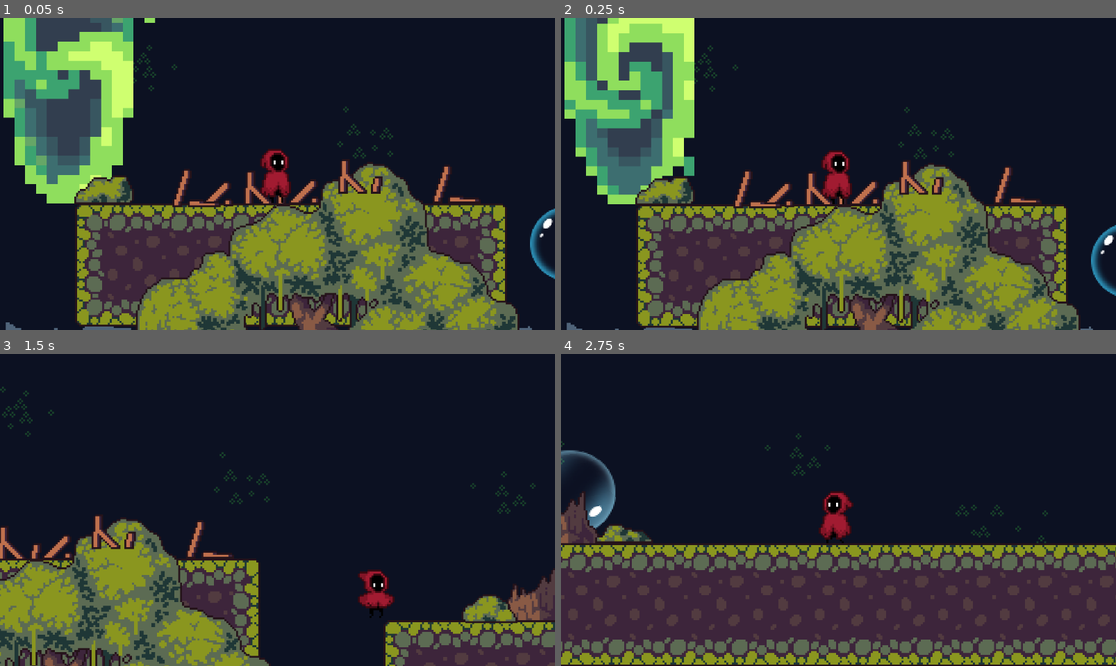
Above: before the commit, frames 1-4 (two rows, left to right).
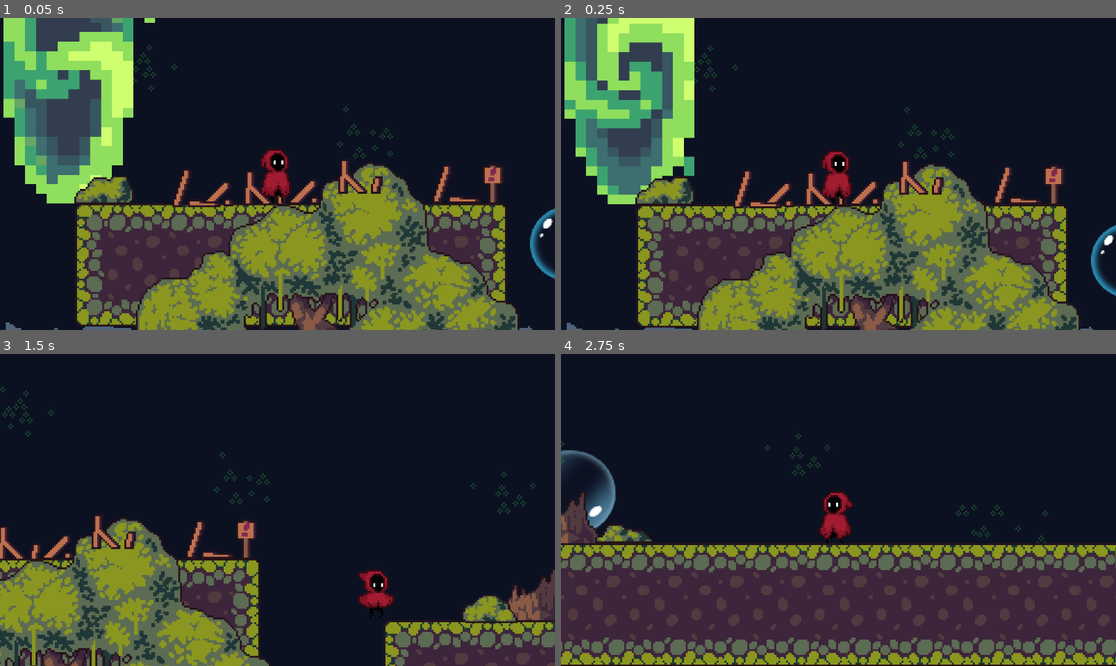
Above: after the commit, the same moments.

Repository: pxD1311/Bubble-Realms-The-Lost-Knight
Game: Godot game, scene res://scenes/main_menu.tscn
Two runs of this game, one before a commit and one after it. Both use one fixed random seed, a clock stepped at 60 frames per second and the inputs below.
Inputs (mouse positions are in pixels of both pictures, inside the frame that each line leads up to):
- Up to frame 1 (0.05 s): no input
- Up to frame 2 (0.25 s): no input
- Up to frame 3 (1.5 s): move the mouse to (399, 494) at 0.52 s; hold S (crouch) 0.53-1.28 s; hold D (move_right) from 0.53 s (still down); tap Space (jump) at 0.77 s; move the mouse to (166, 525) at 1.27 s; click (166, 525) at 1.35 s
- Up to frame 4 (2.75 s): tap Space (jump) at 1.52 s; move the mouse to (894, 441) at 2.02 s; release D (move_right) at 2.03 s; hold A (move_left) from 2.03 s (still down); right-click (894, 441) at 2.1 s

The runs differ from the first frame. In frame 1, 0.3% of the frame differs, in the area x 86-91%, y 46-60%; in frame 2, 0.3%, in the area x 86-91%, y 47-60%; in frame 3, 0.3%; in frame 4, nothing differs.

Commit message:
Added signs and lore

Diff:
--- a/scenes/levels/hub.tscn
+++ b/scenes/levels/hub.tscn
@@ -44,6 +44,7 @@
 [ext_resource type="Texture2D" uid="uid://pcw6qdmp641s" path="res://assets/hub_background_layers/Layer_0009_2.png" id="42_7gn17"]
 [ext_resource type="Texture2D" uid="uid://bkxxn7cy5xsvs" path="res://assets/hub_background_layers/Layer_0010_1.png" id="43_0o8ov"]
 [ext_resource type="Texture2D" uid="uid://dfc6qtse0ssgs" path="res://assets/hub_background_layers/Layer_0011_0.png" id="44_n8f57"]
+[ext_resource type="PackedScene" uid="uid://dc02dtut8jgn5" path="res://scenes/sign_board.tscn" id="45_fjcjk"]
 
 [sub_resource type="TileSetAtlasSource" id="TileSetAtlasSource_h271k"]
 texture = ExtResource("1_12euc")
@@ -529,3 +530,9 @@
 [node name="Sprite2D" type="Sprite2D" parent="ParallaxBackground/ParallaxLayer"]
 texture = ExtResource("33_ymekk")
 centered = false
+
+[node name="sign_boards" type="Node" parent="."]
+
+[node name="SignBoard" parent="sign_boards" instance=ExtResource("45_fjcjk")]
+position = Vector2(250, 286)
+text = "The Depths of Despair\"Far beneath the shimmering waves, a wizard’s fate was sealed. Once a master of arcane powers, his miscalculation led him to the deepest trench of the ocean—a place where light dares not reach and the air is thick with forgotten magic. Now trapped, only one path remains: rise to the surface or remain forever lost to the abyss.\""
--- a/scenes/sign_board.tscn
+++ b/scenes/sign_board.tscn
@@ -1,3 +1,31 @@
-[gd_scene format=3 uid="uid://dc02dtut8jgn5"]
+[gd_scene load_steps=5 format=3 uid="uid://dc02dtut8jgn5"]
 
-[node name="SignBoard" type="Node2D"]
+[ext_resource type="Script" path="res://scripts/sign_board.gd" id="1_kk5mr"]
+[ext_resource type="Texture2D" uid="uid://duxyydhmo618s" path="res://assets/images/3 Objects/Pointers/8.png" id="2_6b7m8"]
+[ext_resource type="FontFile" uid="uid://b6nrqngnoj5cy" path="res://assets/fonts/PixelOperator8.ttf" id="3_yrsot"]
+
+[sub_resource type="CircleShape2D" id="CircleShape2D_4sj0h"]
+
+[node name="SignBoard" type="Area2D"]
+script = ExtResource("1_kk5mr")
+
+[node name="CollisionShape2D" type="CollisionShape2D" parent="."]
+shape = SubResource("CircleShape2D_4sj0h")
+
+[node name="Sprite2D" type="Sprite2D" parent="."]
+texture = ExtResource("2_6b7m8")
+
+[node name="VBoxContainer" type="VBoxContainer" parent="."]
+offset_left = -19.0
+offset_top = -52.0
+offset_right = 21.0
+offset_bottom = -12.0
+
+[node name="Label" type="Label" parent="VBoxContainer"]
+layout_mode = 2
+size_flags_vertical = 1
+theme_override_fonts/font = ExtResource("3_yrsot")
+theme_override_font_sizes/font_size = 8
+horizontal_alignment = 1
+vertical_alignment = 1
+justification_flags = 162
--- /dev/null
+++ b/scripts/sign_board.gd
@@ -0,0 +1,23 @@
+extends Area2D
+
+@onready var collision_shape_2d: CollisionShape2D = $CollisionShape2D
+@onready var label: Label = $VBoxContainer/Label
+
+
+@export var text: String
+
+
+func _ready():
+	label.text = text
+	label.visible = false
+
+
+func _process(delta: float) -> void:
+	# Check for overlapping bodies
+	var overlapping_bodies = get_overlapping_bodies()
+
+	for body in overlapping_bodies:
+		if body is CharacterBody2D:
+			label.visible = true
+		else:
+			label.visible = false
Not shown: 1 places in scenes/levels/hub.tscn that only renumber resources
